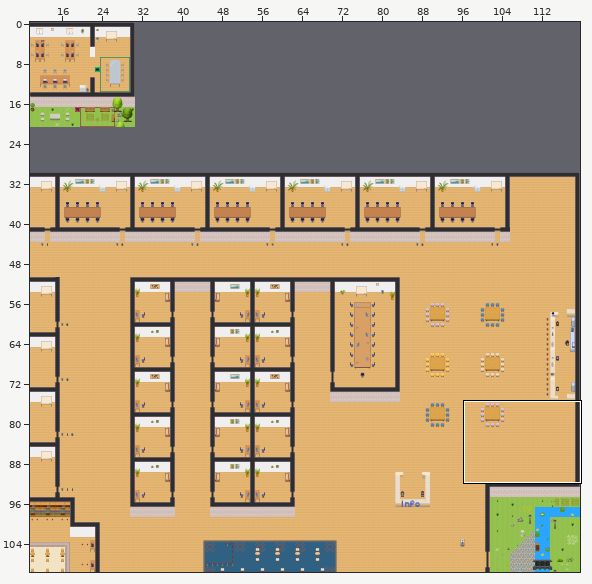
One commit to this Tiled map (JSON): office.tmj. Above: a wide view before the commit, with the close-up outlined.
Close-up. First the earlier version:
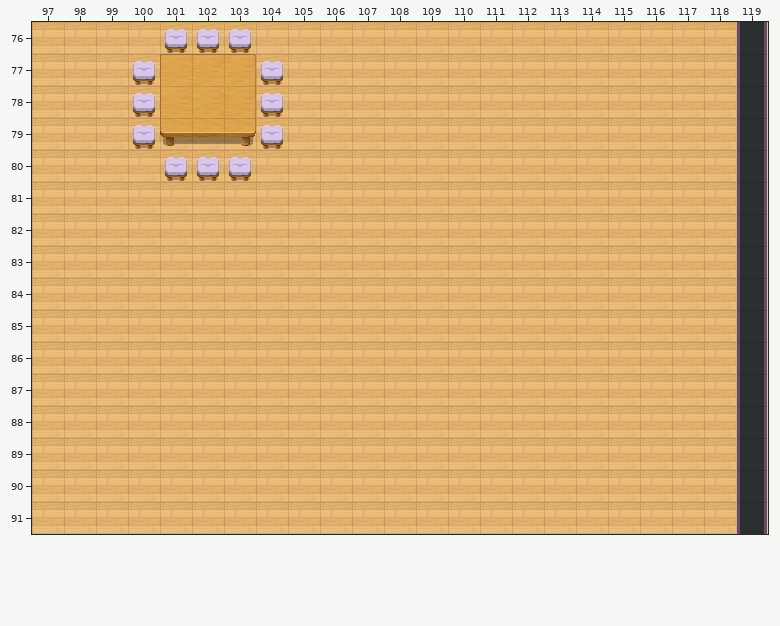
Cells are 32x32 px. Shown: x 97..119, y 76..91. The commit also changed other parts of the map, which this record leaves out.
The same view after the edit:
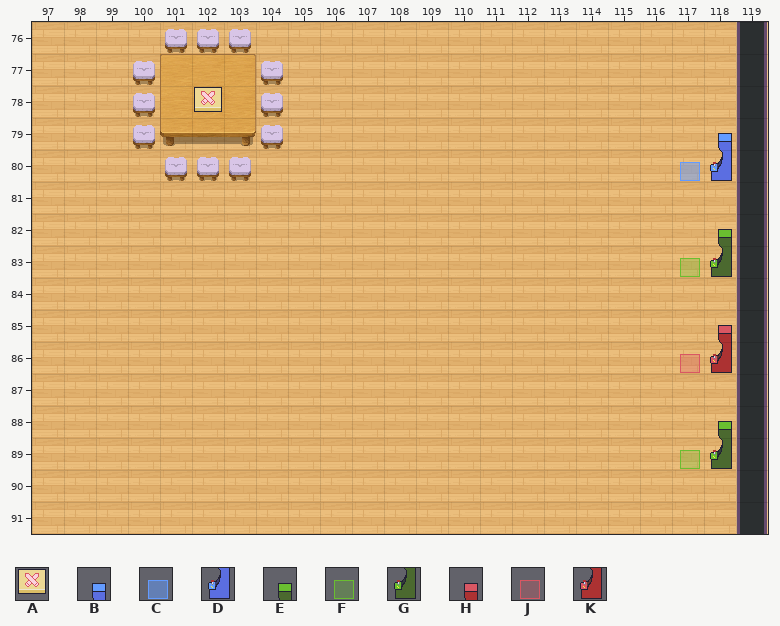
Key: from "Chunk 3": A 35, B 36, C 37, D 38, E 40, F 41, G 42, H 44, J 45, K 46.
_ is an empty cell.
From old to new:
Layer "furniture/furniture2":
y 78: x 102 _ -> A
y 79: x 118 _ -> B
y 80: x 117..118 __ -> CD
y 82: x 118 _ -> E
y 83: x 117..118 __ -> FG
y 85: x 118 _ -> H
y 86: x 117..118 __ -> JK
y 88: x 118 _ -> E
y 89: x 117..118 __ -> FG
